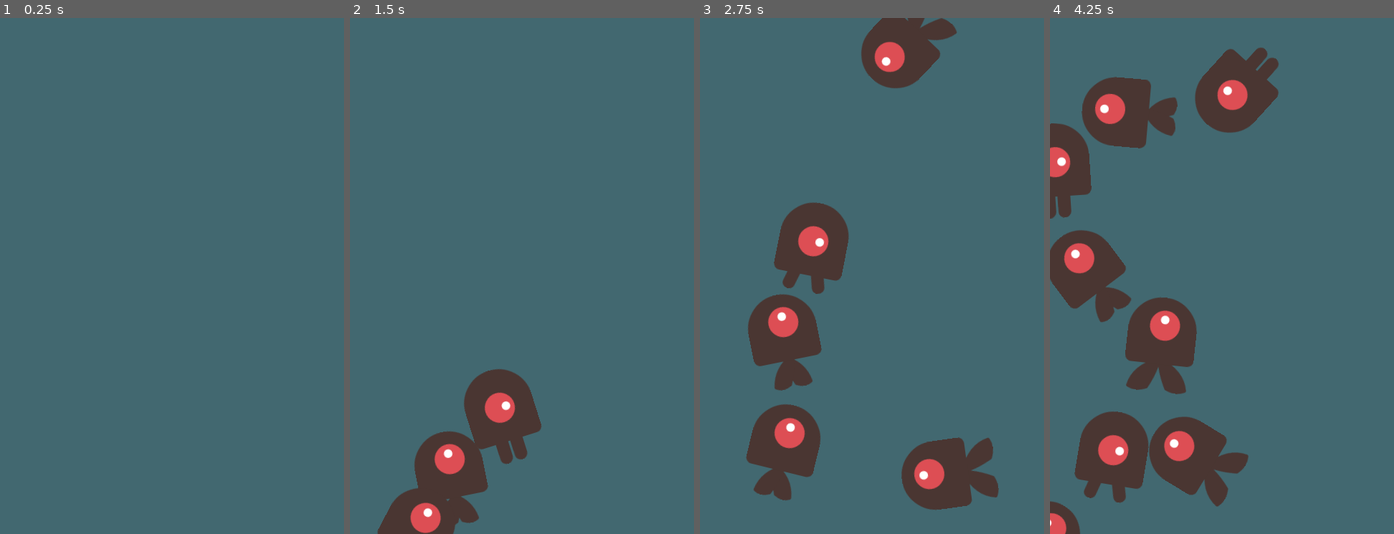
Above: before the commit, frames 1-4 (left to right).
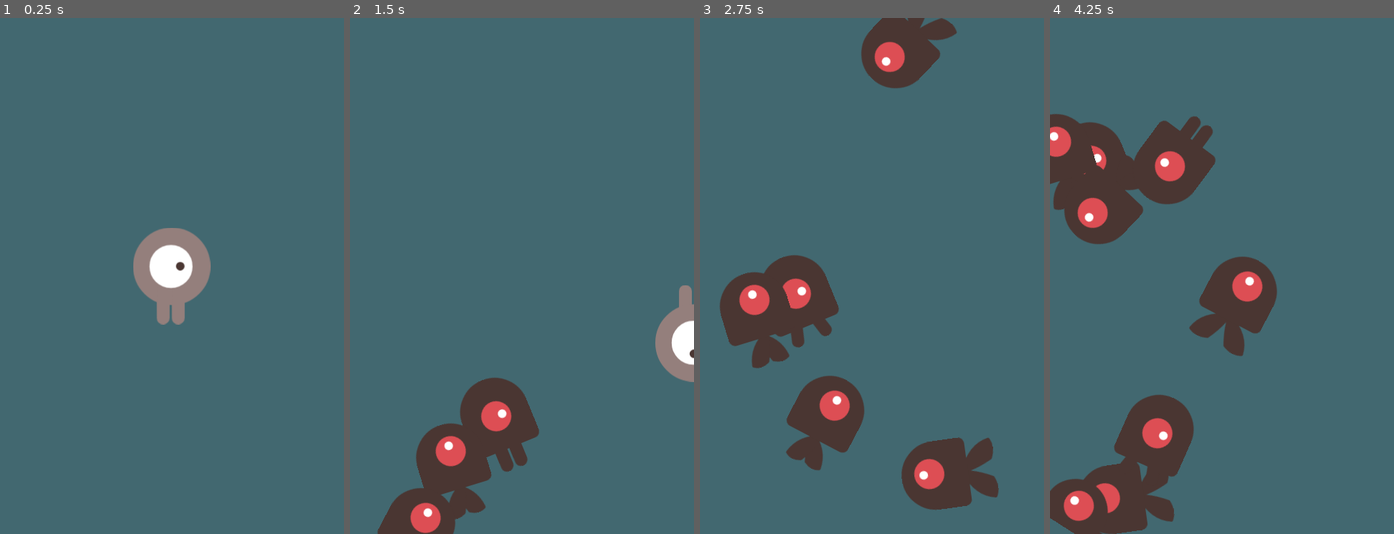
Above: after the commit, the same moments.

Repository: LeonardoZanotti/dodge-the-creeps
Game: Godot game, scene res://Main.tscn
The game is run twice, just before and just after one commit, with the same random seed, the same clock (stepped at 60 frames per second) and the same inputs. Before the commit the project has no main scene; this scene is started directly in both runs.
Inputs:
- Up to frame 1 (0.25 s): no input
- Up to frame 2 (1.5 s): hold D (move_right) 0.53-1.28 s; hold S (move_down) from 1.28 s (still down)
- Up to frame 3 (2.75 s): release S (move_down) at 2.03 s; hold D (move_right) from 2.03 s (still down)
- Up to frame 4 (4.25 s): release D (move_right) at 2.78 s; hold W (move_up) 2.78-3.53 s; hold A (move_left) from 3.53 s (still down)

The runs differ from the first frame. In frame 1, 3.0% of the frame differs, in the area x 38-62%, y 40-60%; in frame 2, 3.8%; in frame 3, 10%; in frame 4, 27%, in the area x 0-67%, y 5-100%.

Commit message:
starting hud

Diff:
--- /dev/null
+++ b/HUD.gd
@@ -0,0 +1 @@
+extends CanvasLayer
--- /dev/null
+++ b/HUD.tscn
@@ -0,0 +1,51 @@
+[gd_scene load_steps=3 format=2]
+
+[ext_resource path="res://fonts/xolonium-regular.ttf" type="DynamicFontData" id=1]
+
+[sub_resource type="DynamicFont" id=1]
+size = 60
+font_data = ExtResource( 1 )
+
+[node name="HUD" type="CanvasLayer"]
+
+[node name="MessageLabel" type="Label" parent="."]
+anchor_left = 0.5
+anchor_top = 0.5
+anchor_right = 0.5
+anchor_bottom = 0.5
+margin_left = -56.5
+margin_top = -7.0
+margin_right = 56.5
+margin_bottom = 7.0
+custom_fonts/font = SubResource( 1 )
+text = "Dodge the creeps"
+__meta__ = {
+"_edit_use_anchors_": false
+}
+
+[node name="ScoreLabel" type="Label" parent="."]
+anchor_left = 0.5
+anchor_right = 0.5
+margin_left = -20.0
+margin_right = 23.0
+margin_bottom = 73.0
+custom_fonts/font = SubResource( 1 )
+text = "0"
+__meta__ = {
+"_edit_use_anchors_": false
+}
+
+[node name="Start" type="Button" parent="."]
+anchor_left = 0.5
+anchor_top = 0.5
+anchor_right = 0.5
+anchor_bottom = 0.5
+margin_left = -20.0
+margin_top = 40.0
+margin_right = -8.0
+margin_bottom = 60.0
+custom_fonts/font = SubResource( 1 )
+text = "Start"
+__meta__ = {
+"_edit_use_anchors_": false
+}
--- a/Main.gd
+++ b/Main.gd
@@ -2,6 +2,8 @@
 
 export (PackedScene) var mob_scene
 
+func _ready():
+	randomize()
 
 func _on_MobTimer_timeout():
 	var mob_spawn_location = $MobPath/MobSpawnLocation
--- a/Main.tscn
+++ b/Main.tscn
@@ -1,7 +1,8 @@
-[gd_scene load_steps=4 format=2]
+[gd_scene load_steps=5 format=2]
 
 [ext_resource path="res://Main.gd" type="Script" id=1]
 [ext_resource path="res://Mob.tscn" type="PackedScene" id=2]
+[ext_resource path="res://Player.tscn" type="PackedScene" id=3]
 
 [sub_resource type="Curve2D" id=1]
 _data = {
@@ -29,4 +30,7 @@
 wait_time = 0.5
 autostart = true
 
+[node name="Player" parent="." instance=ExtResource( 3 )]
+position = Vector2( 239.685, 360 )
+
 [connection signal="timeout" from="MobTimer" to="." method="_on_MobTimer_timeout"]
--- a/Mob.tscn
+++ b/Mob.tscn
@@ -33,6 +33,7 @@
 [node name="Mob" type="RigidBody2D" groups=[
 "mobs",
 ]]
+collision_mask = 0
 gravity_scale = 0.0
 script = ExtResource( 7 )
 
--- a/Player.gd
+++ b/Player.gd
@@ -1,11 +1,12 @@
 extends Area2D
+
+signal hit
 
 export var speed = 400.0
 var screen_size = Vector2.ZERO
 
 func _ready():
 	screen_size = get_viewport_rect().size
-	print(screen_size)
 
 func _process(delta):
 	var direction = Vector2.ZERO
@@ -38,3 +39,13 @@
 	position += direction * speed * delta
 	position.x = clamp(position.x, 0, screen_size.x)
 	position.y = clamp(position.y, 0, screen_size.y)
+
+func start(new_position):
+	position = new_position
+	show()
+	$CollisionShape2D.disabled = false
+
+func _on_Player_body_entered(body):
+	hide()
+	$CollisionShape2D.set_deferred("disabled", true)
+	emit_signal("hit")
--- a/Player.tscn
+++ b/Player.tscn
@@ -33,3 +33,5 @@
 [node name="CollisionShape2D" type="CollisionShape2D" parent="."]
 position = Vector2( -0.314972, 0.944946 )
 shape = SubResource( 2 )
+
+[connection signal="body_entered" from="." to="." method="_on_Player_body_entered"]
--- a/project.godot
+++ b/project.godot
@@ -14,6 +14,7 @@
 config/description="A 2D game where you dodge little aliens.
 
 This is the starter project for the video version of the tutorial published on the GDQuest YouTube channel."
+run/main_scene="res://Main.tscn"
 config/icon="res://icon.png"
 
 [display]
